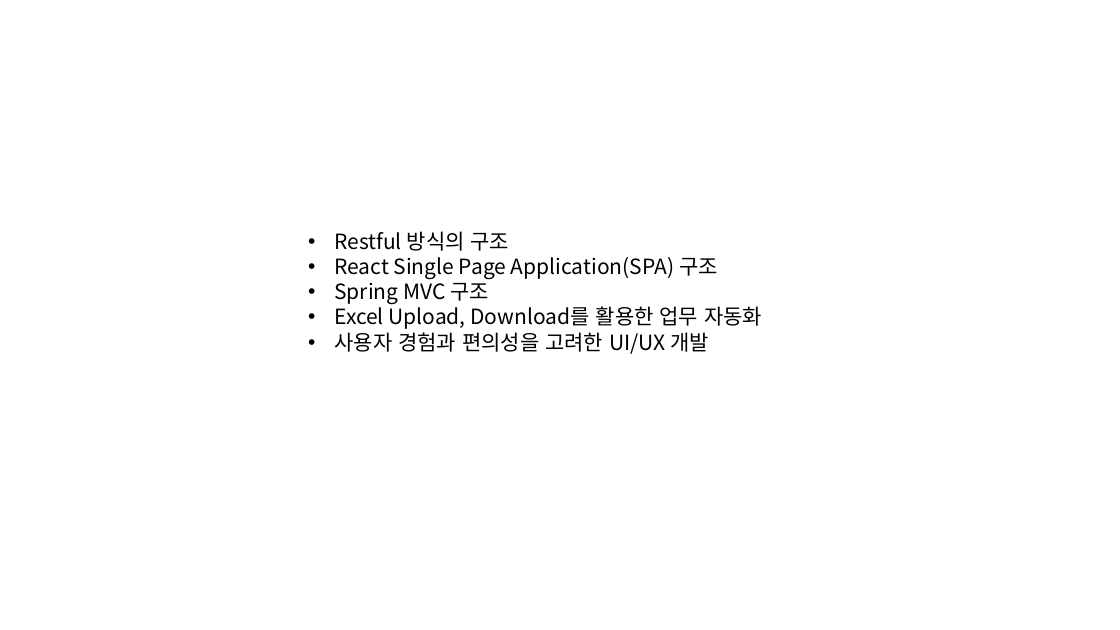
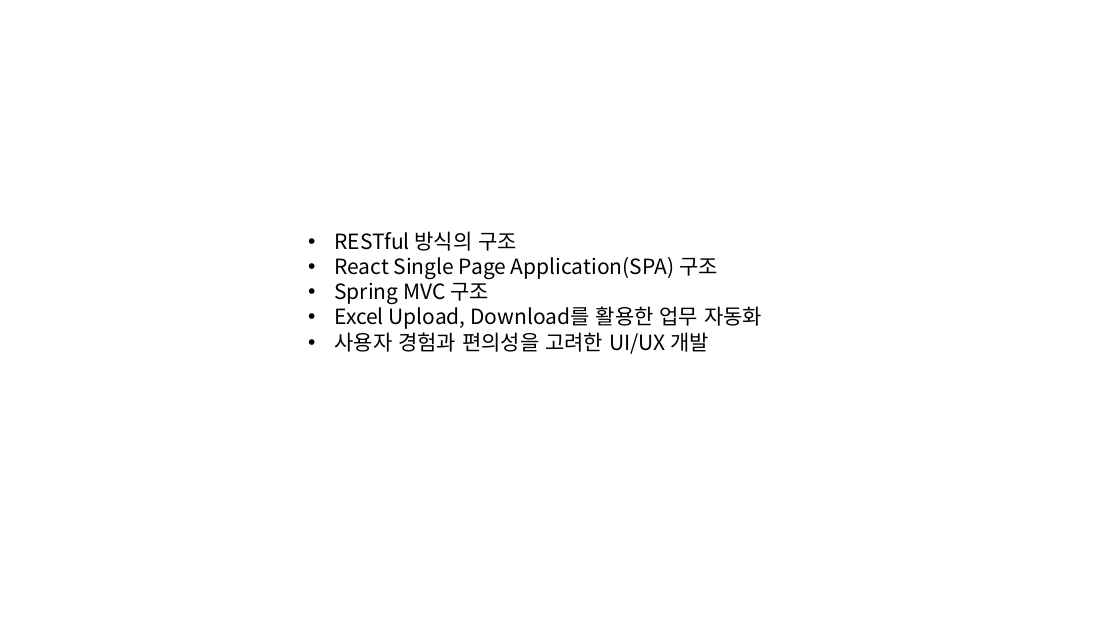
Before and after one commit to buildtogether-douzone/Document, a slide deck: slide 5 of 1조 HIS(U-Care) 폼보드.pptx. Drawn at 1120x630 pixels with LibreOffice and Linux fonts; fonts in the diff are those of the drawing. Boxes give left, top, right and bottom in pixels: in the first picture for what was removed or moved away, otherwise in the second. Text is boxed around its words. In the diff, an @@ line names an element or a change of style, - is before the commit and + after.

```diff
--- a/1조 HIS(U-Care) 폼보드.pptx
+++ b/1조 HIS(U-Care) 폼보드.pptx
@@ text at (334, 231, 517, 251): text changed @@
-• Restful 방식의 구조
+• RESTful 방식의 구조
```
Also in this commit, not shown: 2 other slides changed.
